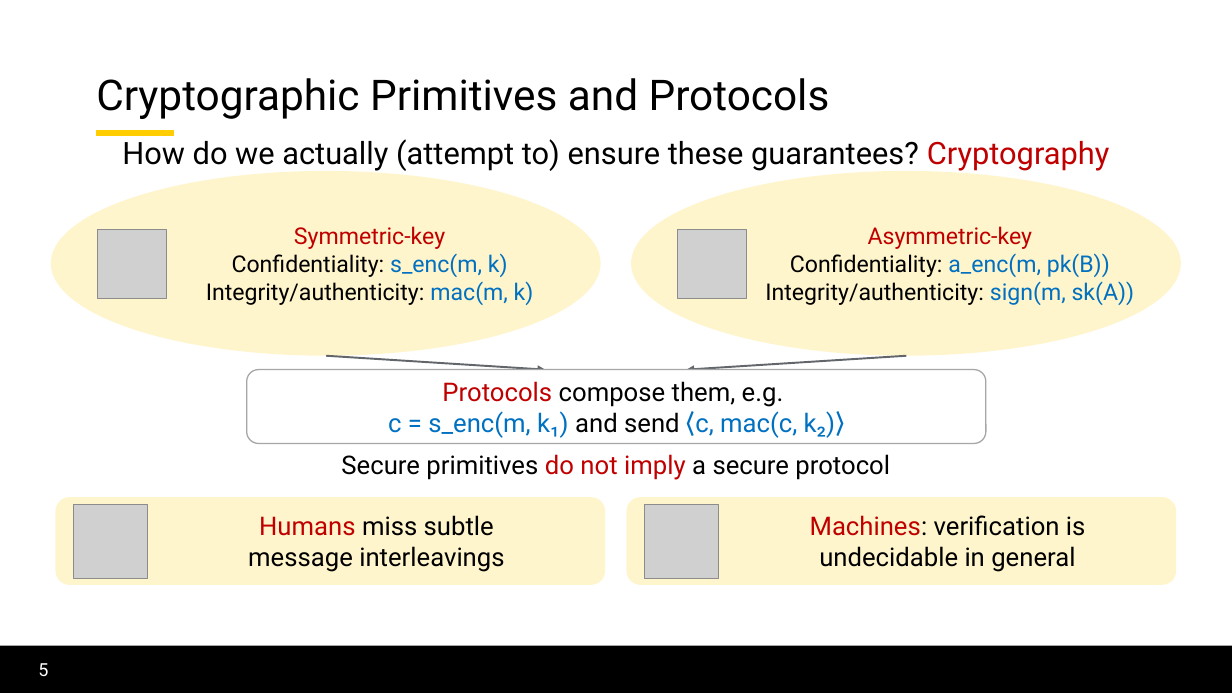
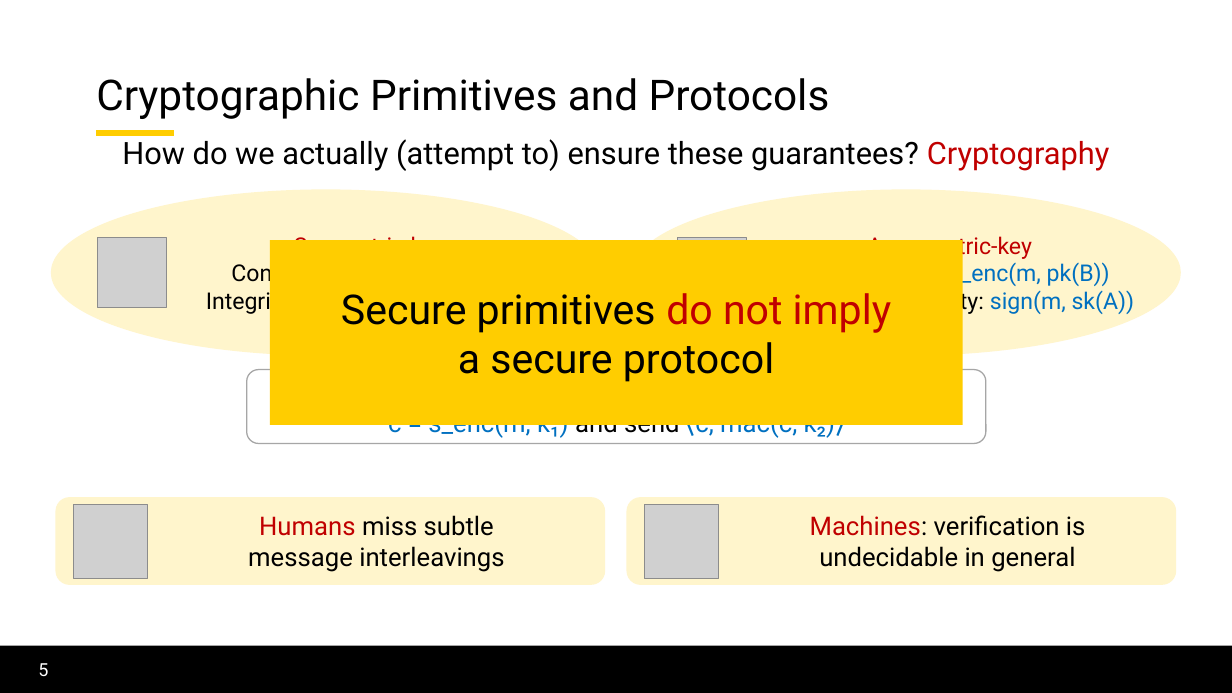
Before and after one commit to lorchrob/thesis_proposal_slides, a slide deck: slide 5 of slides.pptx. Drawn at 1232x693 pixels with LibreOffice and Linux fonts; fonts in the diff are those of the drawing; grey boxes stand for pictures; background and template pictures are left out. Boxes give left, top, right and bottom in pixels: in the first picture for what was removed or moved away, otherwise in the second. Text is boxed around its words. In the diff, an @@ line names an element or a change of style, - is before the commit and + after.

```diff
--- a/slides.pptx
+++ b/slides.pptx
@@ ellipse added at <box>51,189,601,356</box>, fill #FFF5CC @@
@@ text "Symmetric-key": place and size @@
-text "Symmetric-key" at <box>51,171,601,356</box>
+text "Symmetric-key" at <box>206,233,534,314</box>
@@ text "Symmetric-key" at <box>206,233,534,314</box>: fill #FFF5CC to none @@
@@ ellipse added at <box>631,189,1181,356</box>, fill #FFF5CC @@
@@ text "Asymmetric-key" at <box>765,233,1135,314</box>: fill #FFF5CC to none @@
@@ text "Asymmetric-key": place and size @@
-text "Asymmetric-key" at <box>631,171,1181,356</box>
+text "Asymmetric-key" at <box>765,233,1135,314</box>
@@ picture: place and size @@
-picture at <box>97,229,166,299</box>
+picture at <box>97,238,166,308</box>
@@ picture: place and size @@
-picture at <box>677,229,747,299</box>
+picture at <box>677,238,747,308</box>
@@ rectangle "Secure primitives do not imply": place and size @@
-rectangle "Secure primitives do not imply" at <box>341,454,890,480</box>
+rectangle "Secure primitives do not imply" at <box>270,240,963,425</box>
@@ rectangle "Secure primitives do not imply" at <box>270,240,963,425</box>: vertical alignment top to middle; fill none to #FFCD00 @@
@@ text in rectangle at <box>341,293,891,382</box>: text changed; size 20 to 32 pt @@
-Secure primitives do not imply a secure protocol
+Secure primitives do not imply
+a secure protocol
@@ arrow removed from (326, 356) to (545, 370) @@
@@ arrow removed from (907, 356) to (687, 370) @@
```
Also in this commit, not shown: 16 other slides changed.
